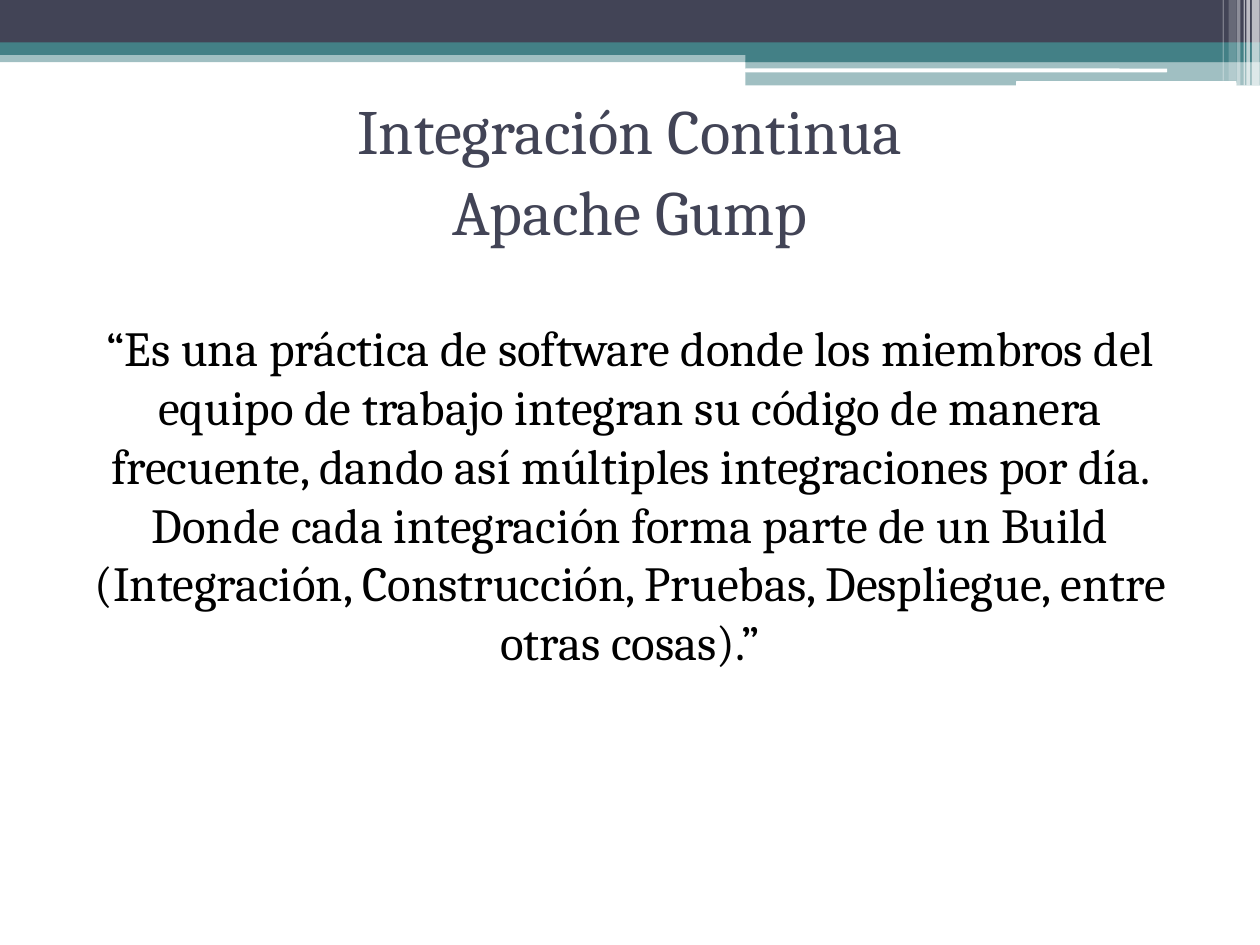
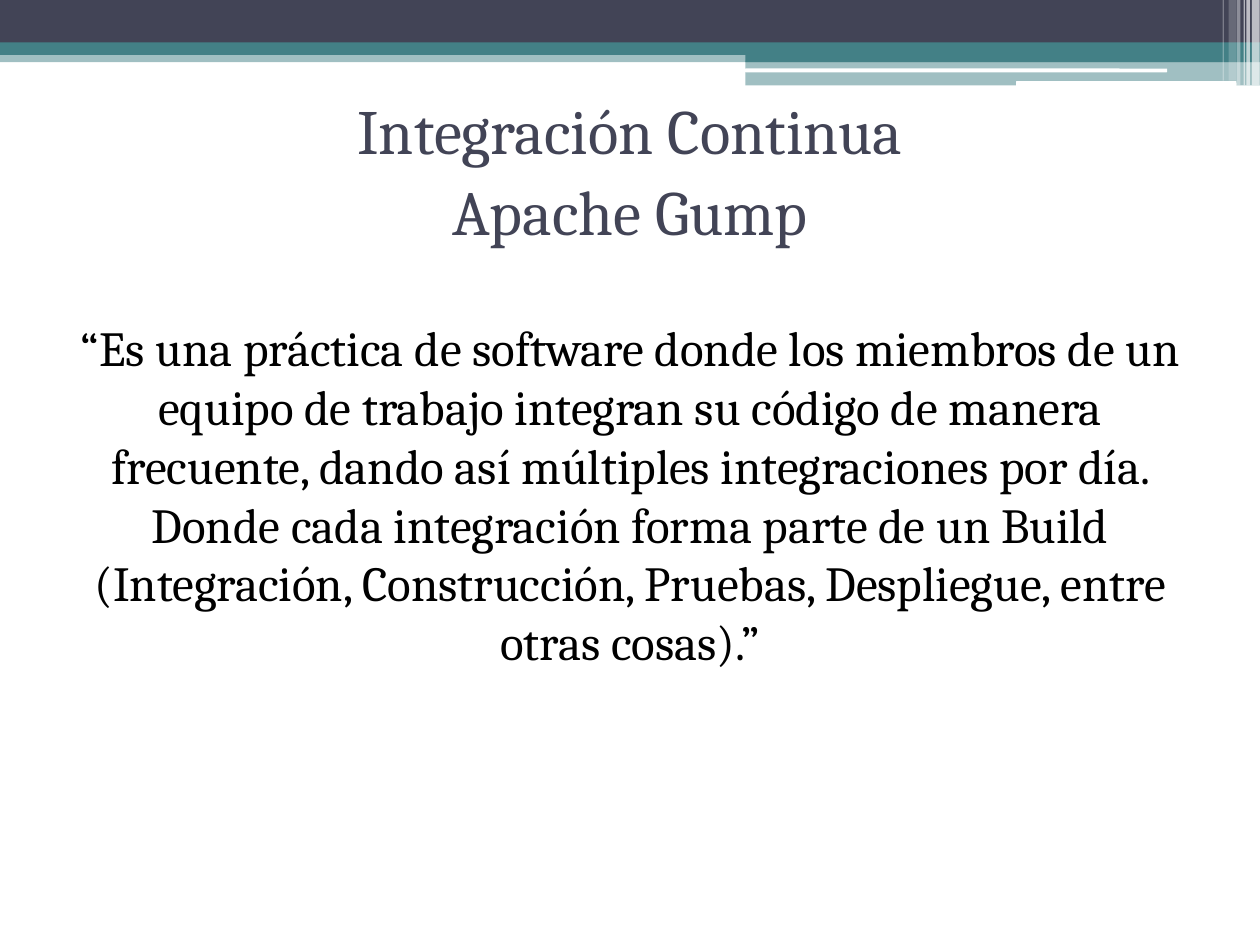
Before and after one commit to gabrielgag89/ing-sw-2012, a slide deck: slide 9 of Gestion de Configuracion.pptx (slide 8 before the commit). Drawn at 1260x945 pixels with LibreOffice and Linux fonts; fonts in the diff are those of the drawing. Boxes give left, top, right and bottom in pixels: in the first picture for what was removed or moved away, otherwise in the second. Text is boxed around its words. In the diff, an @@ line names an element or a change of style, - is before the commit and + after.

```diff
--- a/Gestion de Configuracion.pptx
+++ b/Gestion de Configuracion.pptx
@@ text at (81,331,1180,667): text changed @@
-“Es una práctica de software donde los miembros del equipo de trabajo integran su código de manera frecuente, dando así múltiples integraciones por día. Donde cada integración forma parte de un Build (Integración, Construcción, Pruebas, Despliegue, entre otras cosas).”
+“Es una práctica de software donde los miembros de un equipo de trabajo integran su código de manera frecuente, dando así múltiples integraciones por día. Donde cada integración forma parte de un Build (Integración, Construcción, Pruebas, Despliegue, entre otras cosas).”
```
Also in this commit, not shown: 5 other slides changed, 2 slides added, 1 slide removed.
